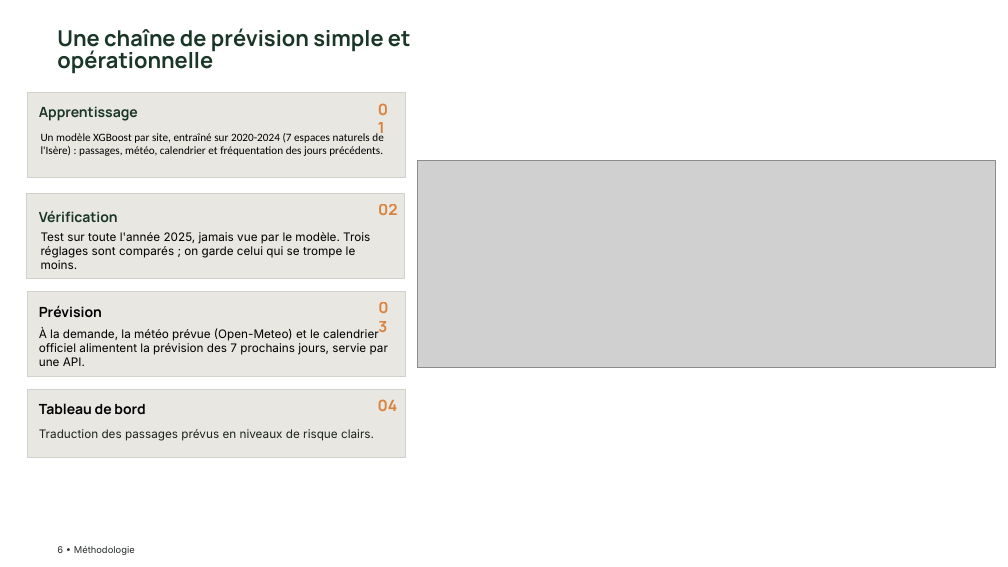
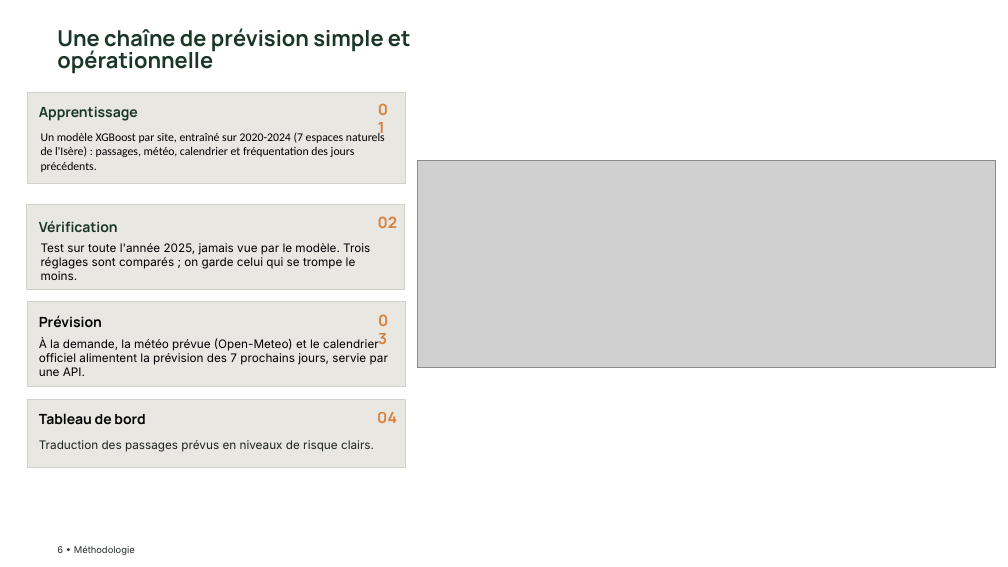
Before and after one commit to Claken/HACKATHON-DGE, a slide deck: slide 6 of livrable/Equipe 2 - Slides.pptx. Drawn at 1008x567 pixels with LibreOffice and Linux fonts; fonts in the diff are those of the drawing; grey boxes stand for pictures; background and template pictures are left out. Boxes give left, top, right and bottom in pixels: in the first picture for what was removed or moved away, otherwise in the second. Text is boxed around its words. In the diff, an @@ line names an element or a change of style, - is before the commit and + after.

```diff
--- a/livrable/Equipe 2 - Slides.pptx
+++ b/livrable/Equipe 2 - Slides.pptx
@@ rectangle: place and size @@
-rectangle at (27, 93, 405, 177)
+rectangle at (27, 93, 405, 183)
@@ text "Un modèle XGBoost par site, ..." at (41, 132, 385, 172): size 8 to 8.4 pt @@
@@ 9 texts, 3 rectangles: place and size @@
-9 texts, 3 rectangles at (26, 194, 405, 457)
+9 texts, 3 rectangles at (26, 205, 405, 467)
```
Also in this commit, not shown: 1 other slide changed.
